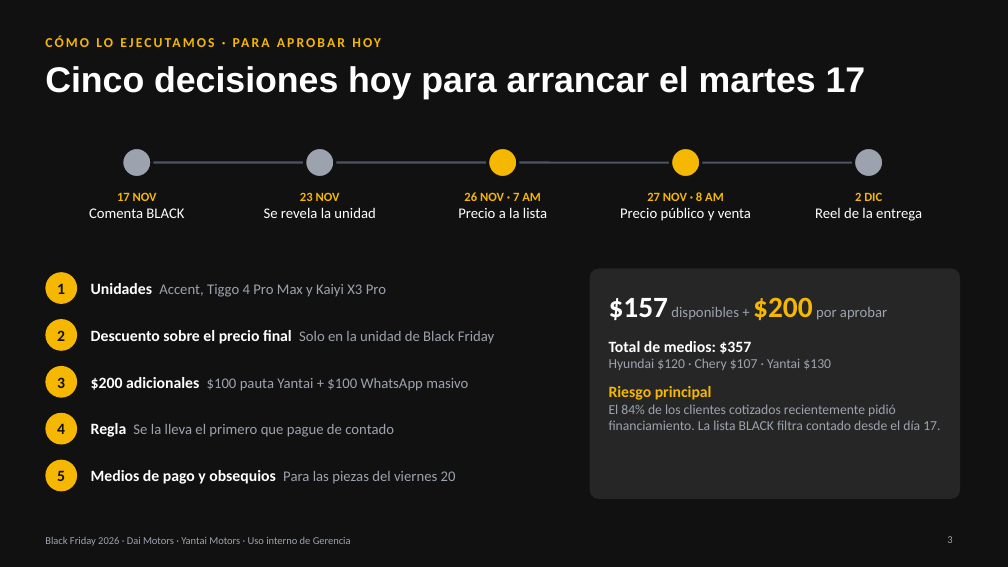
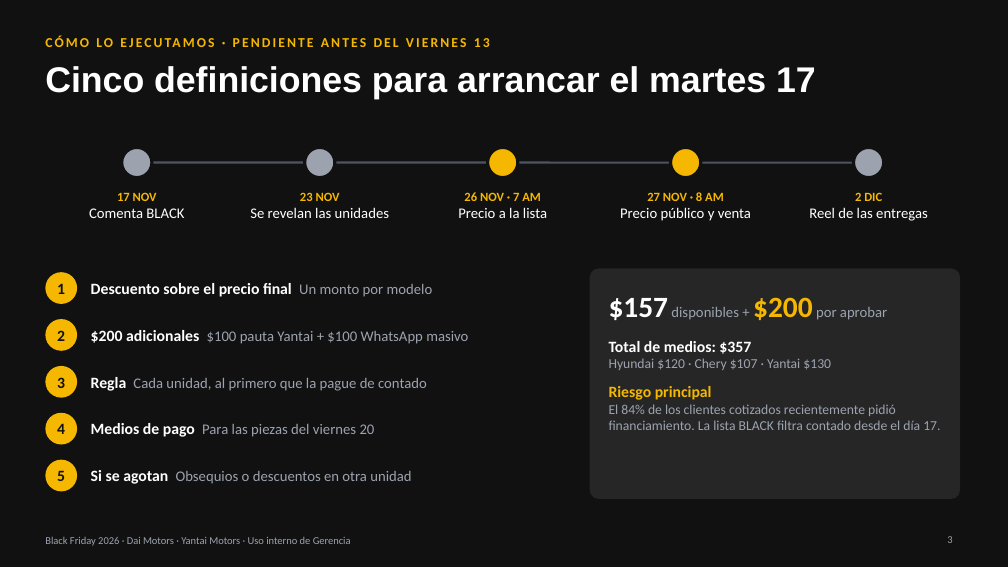
Before and after one commit to darthgabriel/Marketing-Dai, a slide deck: slide 3 of black-friday-2026/entregables/Presentacion-Gerencia-BF2026.pptx. Drawn at 1008x567 pixels with LibreOffice and Linux fonts; fonts in the diff are those of the drawing. Boxes give left, top, right and bottom in pixels: in the first picture for what was removed or moved away, otherwise in the second. Text is boxed around its words. In the diff, an @@ line names an element or a change of style, - is before the commit and + after.

Commit message:
v1 Update Black Friday 2026

```diff
--- a/black-friday-2026/entregables/Presentacion-Gerencia-BF2026.pptx
+++ b/black-friday-2026/entregables/Presentacion-Gerencia-BF2026.pptx
@@ text at [45, 30, 726, 53]: text changed @@
-CÓMO LO EJECUTAMOS · PARA APROBAR HOY
+CÓMO LO EJECUTAMOS · PENDIENTE ANTES DEL VIERNES 13
@@ title at [45, 66, 816, 99]: text changed @@
-Cinco decisiones hoy para arrancar el martes 17
+Cinco definiciones para arrancar el martes 17
@@ text at [250, 207, 389, 218]: text changed @@
-Se revela la unidad
+Se revelan las unidades
@@ text at [809, 207, 928, 221]: text changed @@
-Reel de la entrega
+Reel de las entregas
@@ text at [91, 283, 433, 297]: text changed; size 14 to 15 pt; text colour #9CA3AF to #FFFFFF; bold on @@
-Unidades Accent, Tiggo 4 Pro Max y Kaiyi X3 Pro
+Descuento sobre el precio final Un monto por modelo
@@ text "$200 adicionales $100 pauta Yantai ...": place and size @@
-text "$200 adicionales $100 pauta Yantai ..." at [91, 377, 468, 391]
+text "$200 adicionales $100 pauta Yantai ..." at [91, 330, 468, 344]
@@ text removed at [91, 330, 494, 344] @@
-Descuento sobre el precio final Solo en la unidad de Black Friday
@@ text at [91, 377, 427, 391]: text changed @@
-Regla Se la lleva el primero que pague de contado
+Regla Cada unidad, al primero que la pague de contado
@@ text at [91, 423, 375, 437]: text changed @@
-Medios de pago y obsequios Para las piezas del viernes 20
+Medios de pago Para las piezas del viernes 20
@@ text added at [91, 470, 411, 484], 14 pt, text #9CA3AF @@
+Si se agotan Obsequios o descuentos en otra unidad
```
Also in this commit, not shown: 2 other slides changed, 24 other files.
